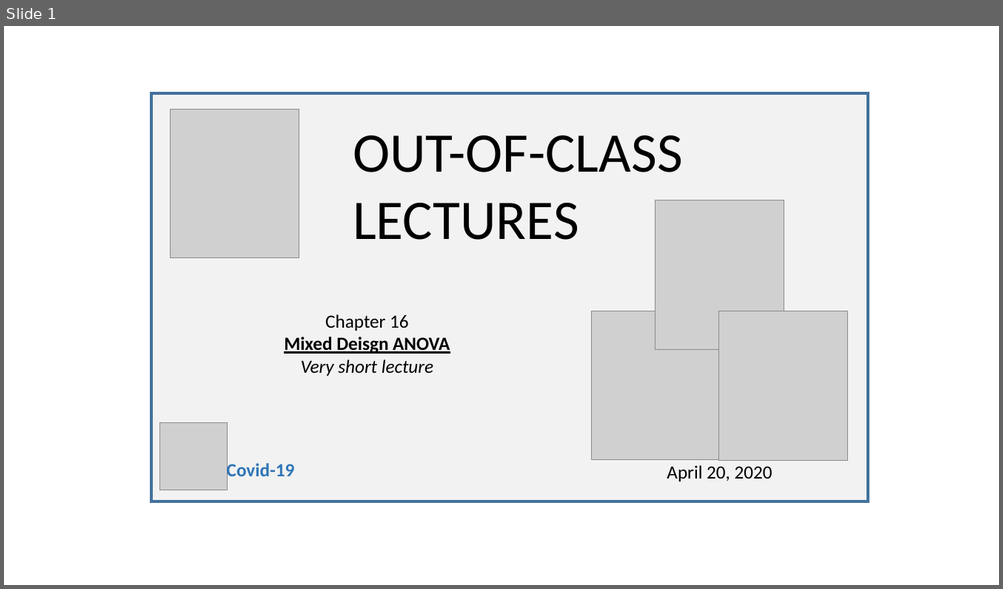
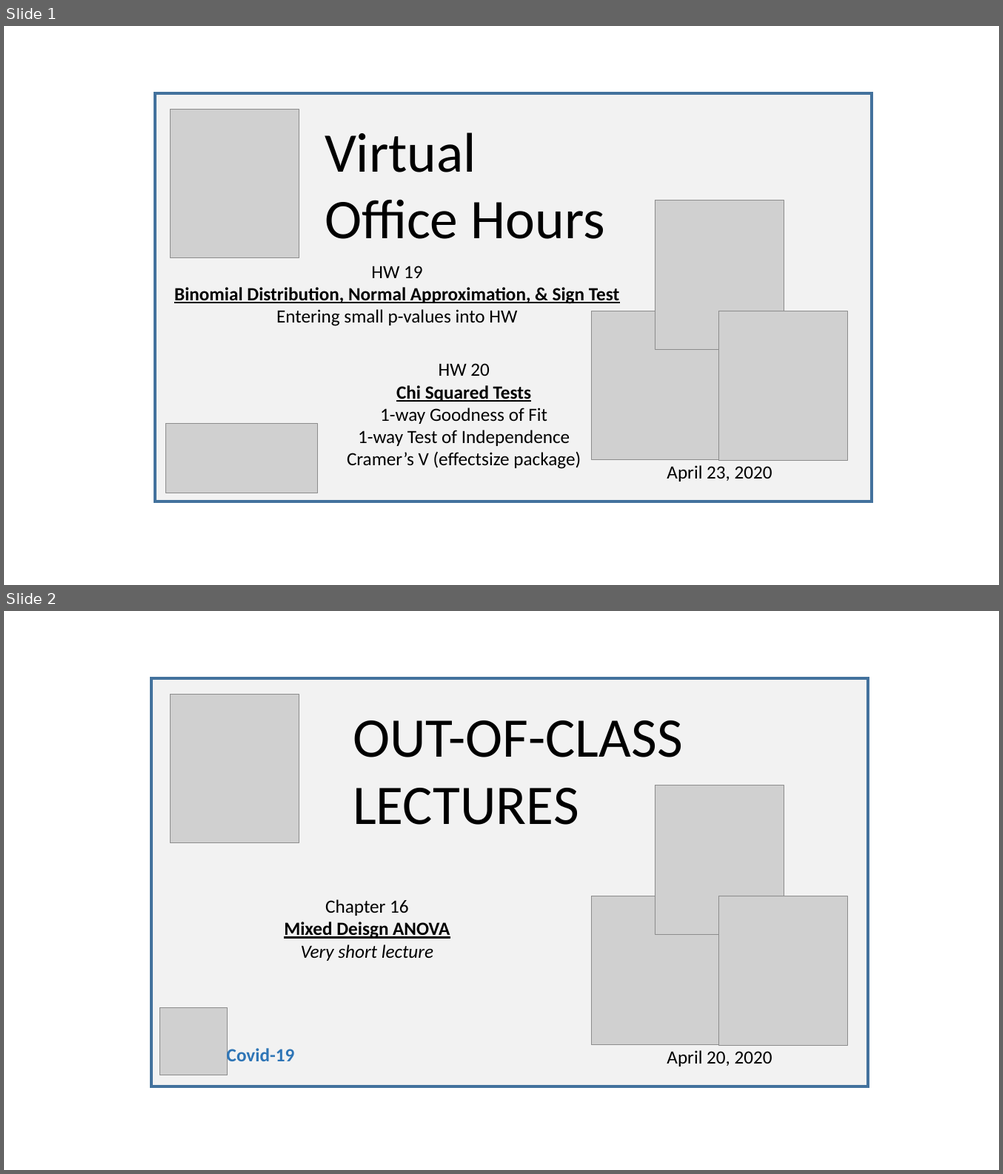
Before and after one commit to SarBearSchwartz/SarBearSchwartz.github.io, a slide deck: static/img/youtube_thumbnails/video_thumbnail_building.pptx. Shown one above the other, each under a label of ours: slide 1 before the commit, slides 1 and 2 after it. The pictures are 1003x589 and 1003x1174 pixels, drawn with LibreOffice and Linux fonts; fonts in the diff are those of the drawing; grey boxes stand for pictures. Boxes give left, top, right and bottom in pixels: in the first picture for what was removed or moved away, otherwise in the second. Text is boxed around its words. In the diff, an @@ line names an element or a change of style, - is before the commit and + after.

```diff
--- a/static/img/youtube_thumbnails/video_thumbnail_building.pptx
+++ b/static/img/youtube_thumbnails/video_thumbnail_building.pptx
@@ slide 1 added at [4, 26, 999, 585], background #FFFFFF @@
@@ rectangle added at [156, 93, 872, 502], fill #F2F2F2, outline #43739E 3 pt @@
@@ picture added at [170, 110, 299, 259] @@
@@ text added at [324, 133, 605, 239], 54 pt, text #000000 @@
+Virtual
+Office Hours
@@ picture added at [655, 201, 785, 350] @@
@@ text added at [174, 266, 619, 326], 18 pt, text #000000, bold, underline @@
+HW 19
+Binomial Distribution, Normal Approximation, & Sign Test
+Entering small p-values into HW
@@ picture added at [591, 311, 720, 460] @@
@@ picture added at [719, 312, 848, 461] @@
@@ text added at [347, 363, 580, 469], 18 pt, text #000000 @@
+HW 20
+Chi Squared Tests
+1-way Goodness of Fit
+1-way Test of Independence
+Cramer’s V (effectsize package)
@@ picture added at [166, 423, 317, 493] @@
@@ text added at [666, 466, 772, 482], 18 pt, text #000000 @@
+April 23, 2020
@@ what was slide 1 is now slide 2 @@
```
Also in this commit, not shown: 20 other files.
